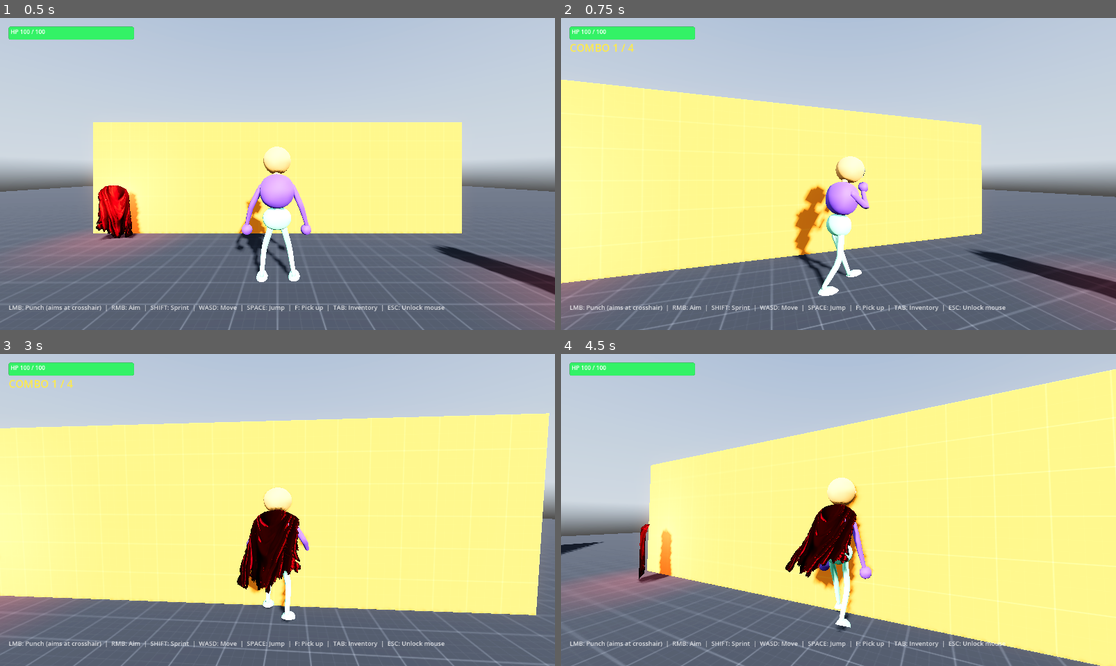
Above: before the commit, frames 1-4 (two rows, left to right).
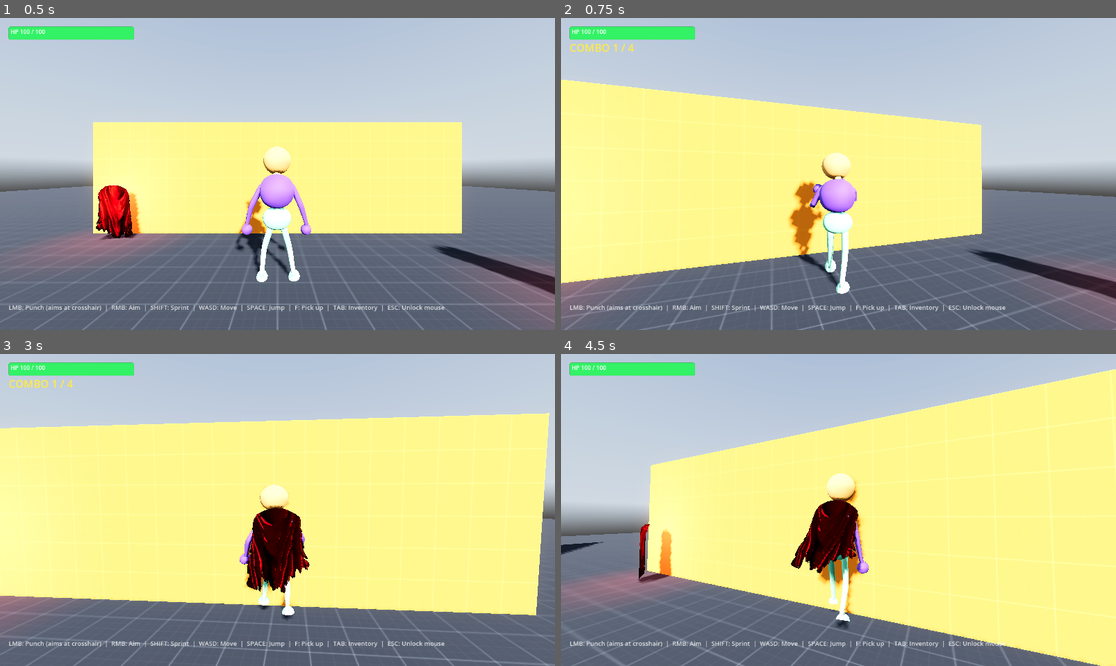
Above: after the commit, the same moments.

Repository: auezbekovvers123-source/1v1superheroes
Game: Godot game, scene res://prototype.tscn
The game is run twice, just before and just after one commit, with the same random seed, the same clock (stepped at 60 frames per second) and the same inputs. A sky picture missing from this copy of the repository is replaced by a grey-blue gradient.
Inputs (mouse positions are in pixels of both pictures, inside the frame that each line leads up to):
- Up to frame 1 (0.5 s): no input
- Up to frame 2 (0.75 s): tap Enter at 0.5 s; move the mouse to (866, 174) at 0.52 s; hold W (move_forwards) from 0.53 s (still down); tap Ctrl (dash) at 0.6 s; click (866, 174) at 0.67 s
- Up to frame 3 (3 s): keep holding W (move_forwards); tap Space (jump) at 0.77, 1.52 s; move the mouse to (249, 510) at 1.27 s; click (249, 510) at 1.35 s; move the mouse to (288, 503) at 2.02 s; hold Shift (run) 2.03-2.78 s; move the mouse to (271, 516) at 2.77 s; tap C at 2.85 s; click (271, 516) at 2.92 s
- Up to frame 4 (4.5 s): keep holding W (move_forwards); tap Space (jump) at 3.02, 3.77 s; move the mouse to (877, 513) at 3.52 s; hold F 3.53-4.28 s; move the mouse to (794, 506) at 4.27 s; tap G at 4.35 s

Frame 1 is identical in both runs. In frame 2, 2.6% of the frame differs, in the area x 40-56%, y 43-90%; in frame 3, 1.9%; in frame 4, 2.0%.

Commit message:
walking while punching anims better

Diff:
--- a/1v1supers/Scenes/Characters/C11_Player.tscn
+++ b/1v1supers/Scenes/Characters/C11_Player.tscn
@@ -94,7 +94,7 @@
 [sub_resource type="AnimationNodeOneShot" id="AnimationNodeOneShot_upper_oneshot"]
 resource_local_to_scene = true
 filter_enabled = true
-filters = ["root/Skeleton3D:c_traj", "root/Skeleton3D:root.x", "root/Skeleton3D:spine_02.x", "root/Skeleton3D:spine_03.x …(540 unchanged characters)…
+filters = ["root/Skeleton3D:spine_02.x", "root/Skeleton3D:spine_03.x …(540 unchanged characters)…
 fadein_time = 0.08
 fadeout_time = 0.14
 mix_mode = 0
--- a/1v1supers/Scenes/Characters/player.tscn
+++ b/1v1supers/Scenes/Characters/player.tscn
@@ -127,7 +127,7 @@
 [sub_resource type="AnimationNodeOneShot" id="AnimationNodeOneShot_upper_oneshot"]
 resource_local_to_scene = true
 filter_enabled = true
-filters = ["root/Skeleton3D:c_traj", "root/Skeleton3D:root.x", "root/Skeleton3D:spine_02.x", "root/Skeleton3D:spine_03.x …(540 unchanged characters)…
+filters = ["root/Skeleton3D:spine_02.x", "root/Skeleton3D:spine_03.x …(540 unchanged characters)…
 fadein_time = 0.08
 fadeout_time = 0.14
 mix_mode = 0
--- a/1v1supers/project.godot
+++ b/1v1supers/project.godot
@@ -75,7 +75,5 @@
 [physics]
 
 3d/physics_engine="Jolt Physics"
-; Stiffer ragdoll joints: default position_steps=2 lets joints stretch visibly
-; while a body hangs from the hand grab. More iterations = less stretch.
 jolt_physics_3d/solver/position_steps=8
 jolt_physics_3d/solver/velocity_steps=16
